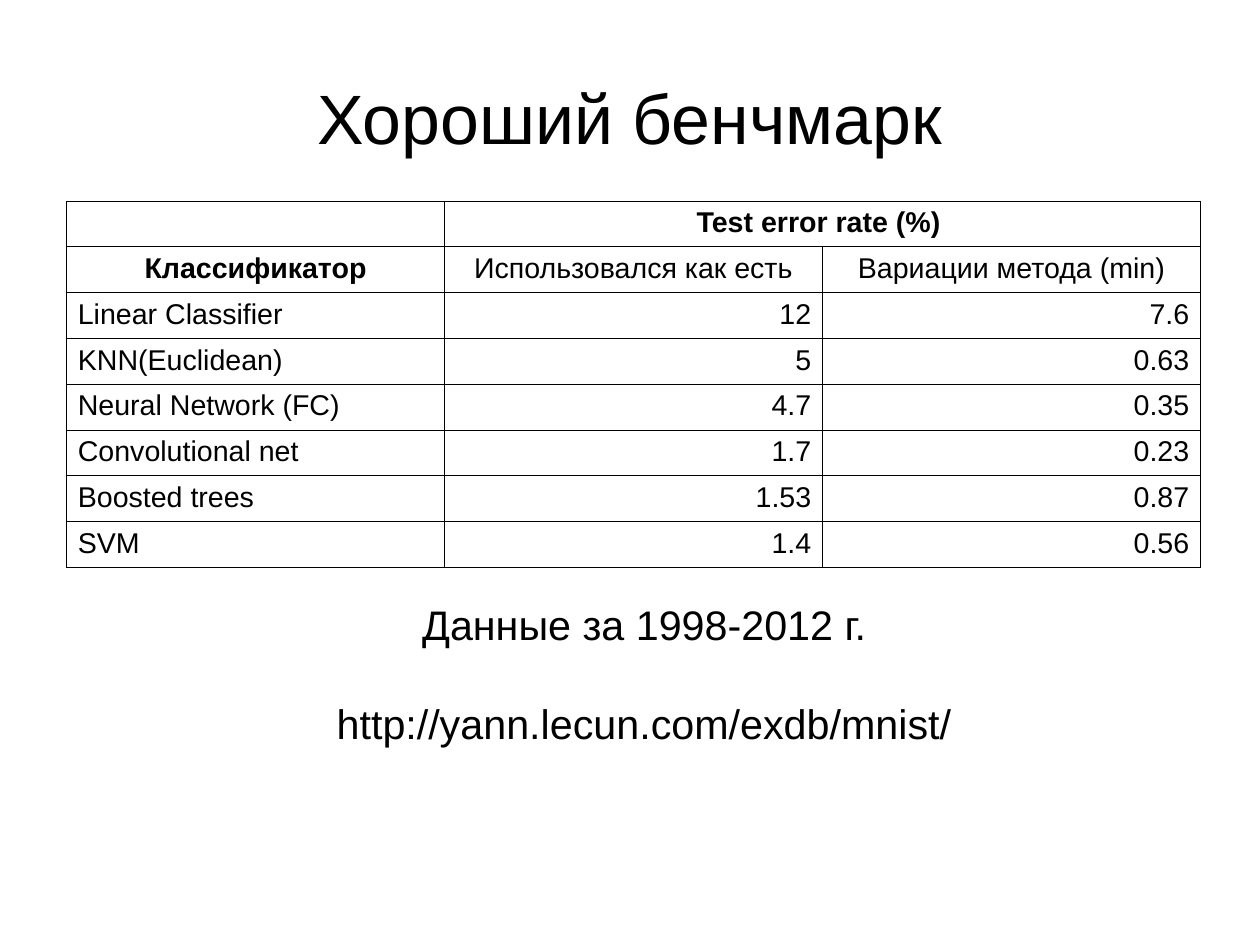
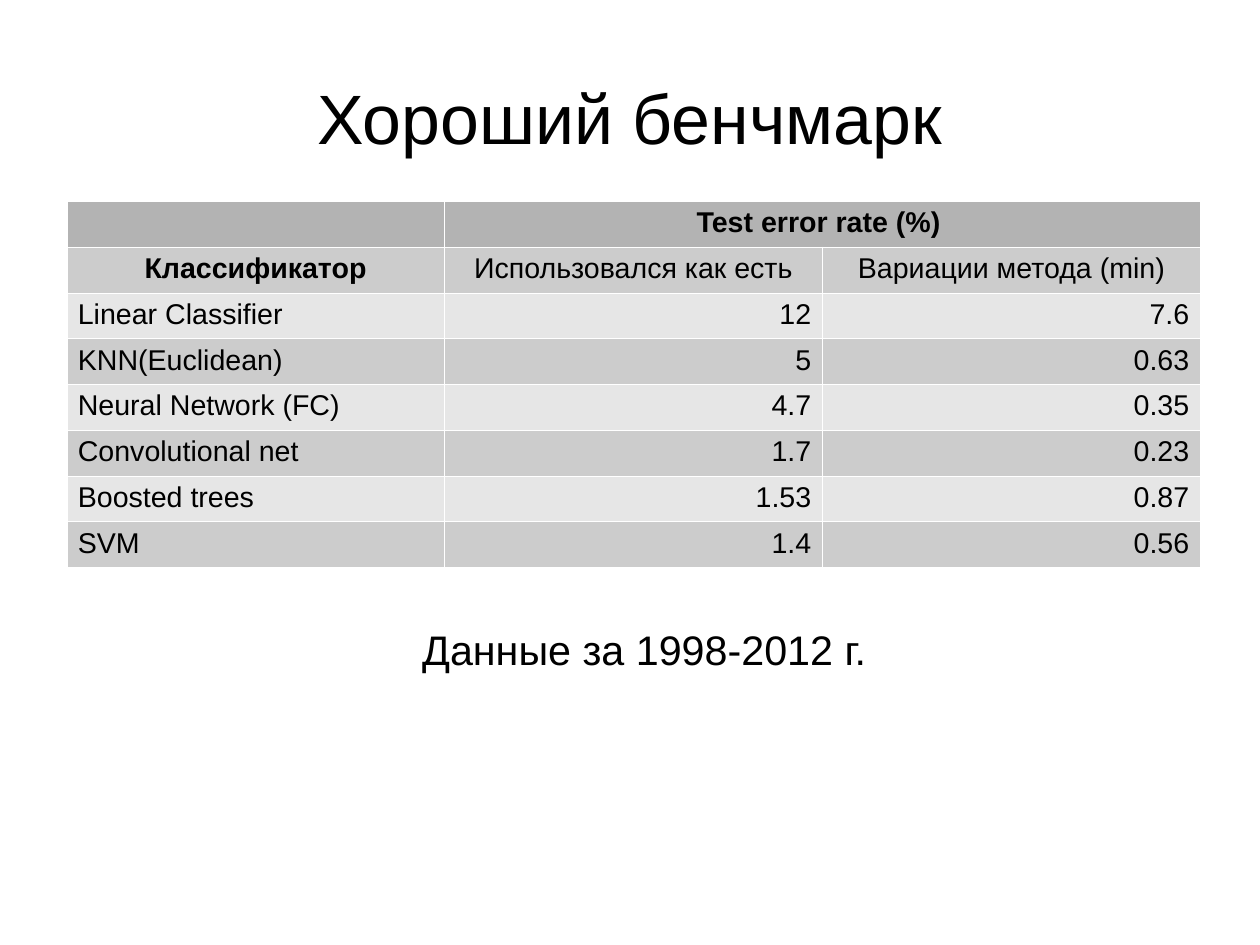
Before and after one commit to izhleba/mnist_opencv, a slide deck: slide 4 of mnist.odp. Drawn at 1260x945 pixels with LibreOffice and Linux fonts; fonts in the diff are those of the drawing. Boxes give left, top, right and bottom in pixels: in the first picture for what was removed or moved away, otherwise in the second. Text is boxed around its words. In the diff, an @@ line names an element or a change of style, - is before the commit and + after.

Commit message:
multi-MNIST

```diff
--- a/mnist.odp
+++ b/mnist.odp
@@ table at [66, 201, 1202, 558] @@
@@ fill none to #B3B3B3 in row 1, column 2 @@
@@ fill none to #CCCCCC in 12 cells @@
@@ fill none to #E6E6E6 in 9 cells @@
@@ borders changed @@
@@ title at [422, 636, 866, 673]: text changed @@
-Данные за 1998-2012 г.
-http://yann.lecun.com/exdb/mnist/
+Данные за 1998-2012 г.
```
Also in this commit, not shown: 2 other slides changed, 2 slides added, 1 other file.
